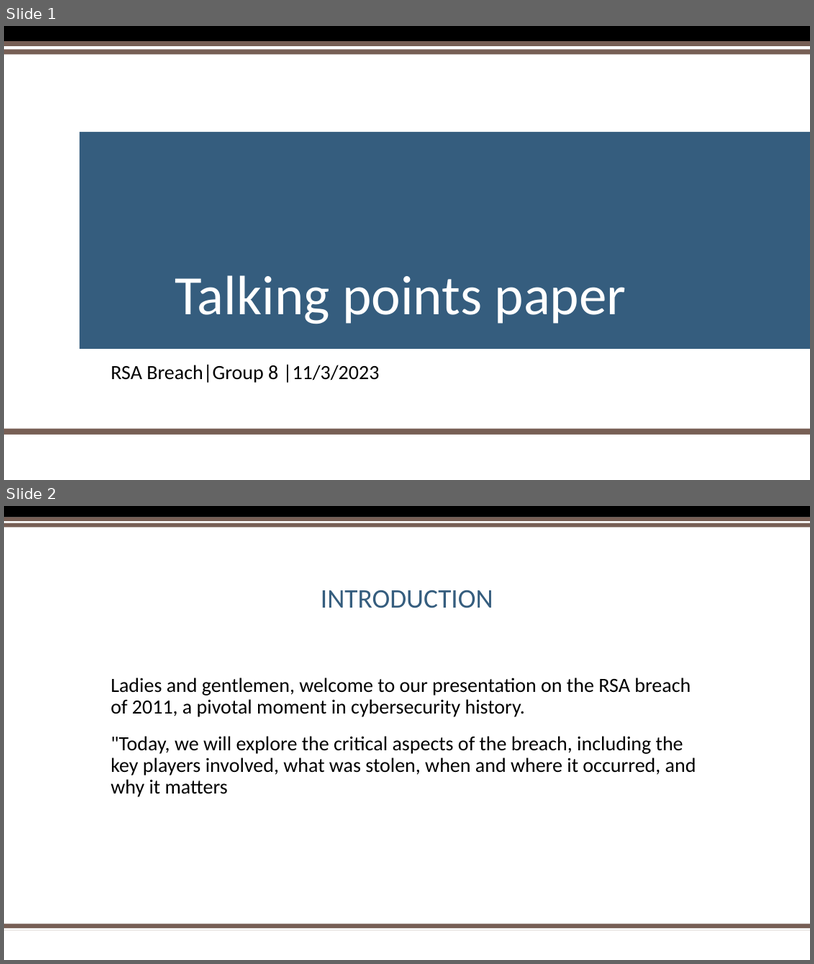
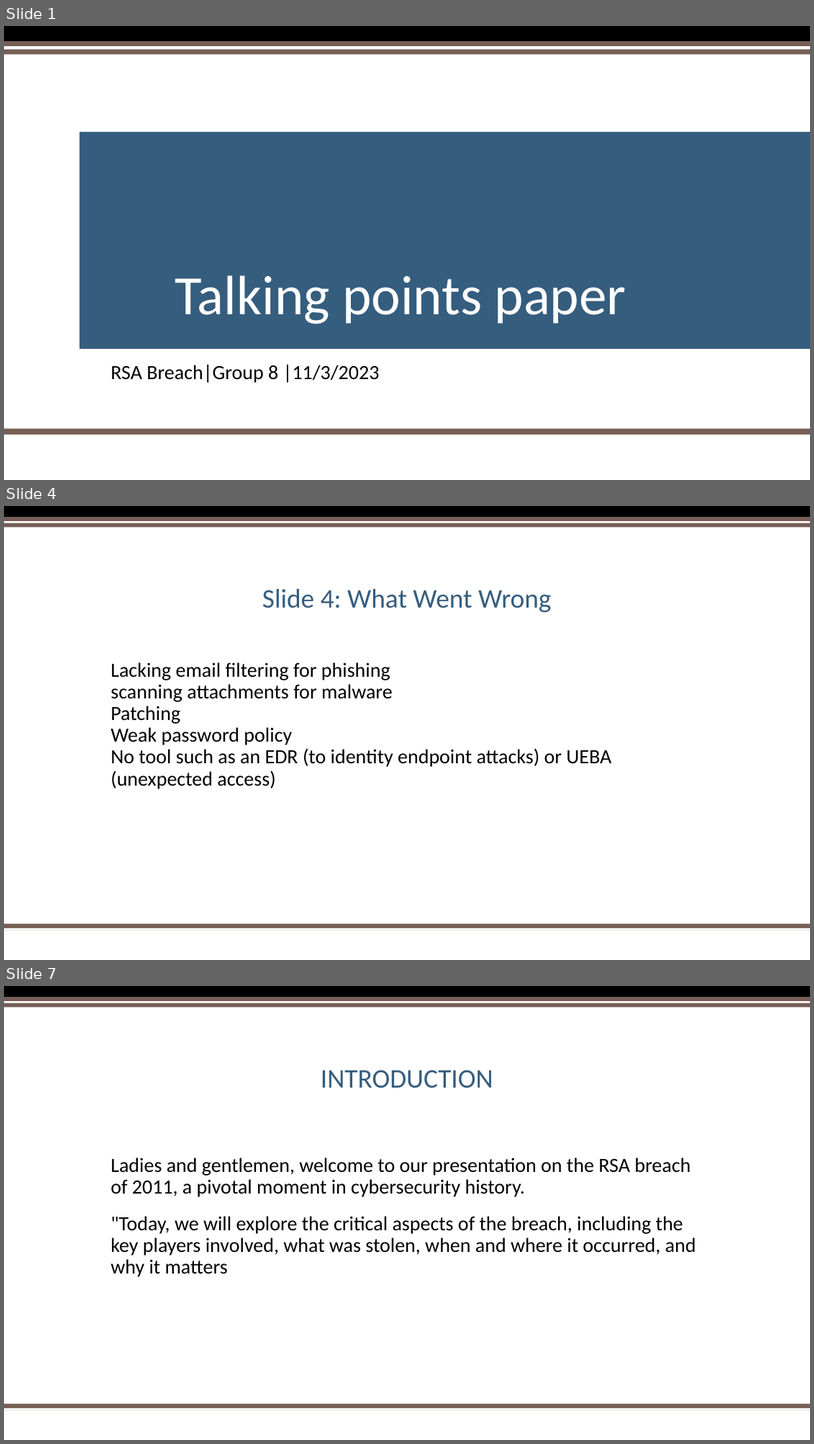
Before and after one commit to 0xTestbuild/IncidentResponseTeam8, a slide deck: lastname_Team8_FA_TalkingPointsPaper.pptx. Shown one above the other, each under a label of ours: slides 1 and 2 before the commit, slides 1, 4 and 7 after it; the slides between them are not shown. The pictures are 814x964 and 814x1444 pixels, drawn with LibreOffice and Linux fonts; fonts in the diff are those of the drawing; background and template pictures are left out. Boxes give left, top, right and bottom in pixels: in the first picture for what was removed or moved away, otherwise in the second. Text is boxed around its words. In the diff, an @@ line names an element or a change of style, - is before the commit and + after.

```diff
--- a/lastname_Team8_FA_TalkingPointsPaper.pptx
+++ b/lastname_Team8_FA_TalkingPointsPaper.pptx
@@ slide 4 added at bbox=[4, 506, 810, 960], background #FFFFFF; not listed: 5 template elements that a slide beside it also shows @@
@@ title added at bbox=[262, 589, 551, 613], 32 pt, text #355D7E @@
+Slide 4: What Went Wrong
@@ text added at bbox=[111, 662, 612, 789], 24 pt, text #000000 @@
+Lacking email filtering for phishing
+scanning attachments for malware
+Patching
+Weak password policy
+No tool such as an EDR (to identity endpoint attacks) or UEBA (unexpected access)
@@ what was slide 2 is now slide 7 @@
```
Also in this commit, not shown: 4 other slides added.
